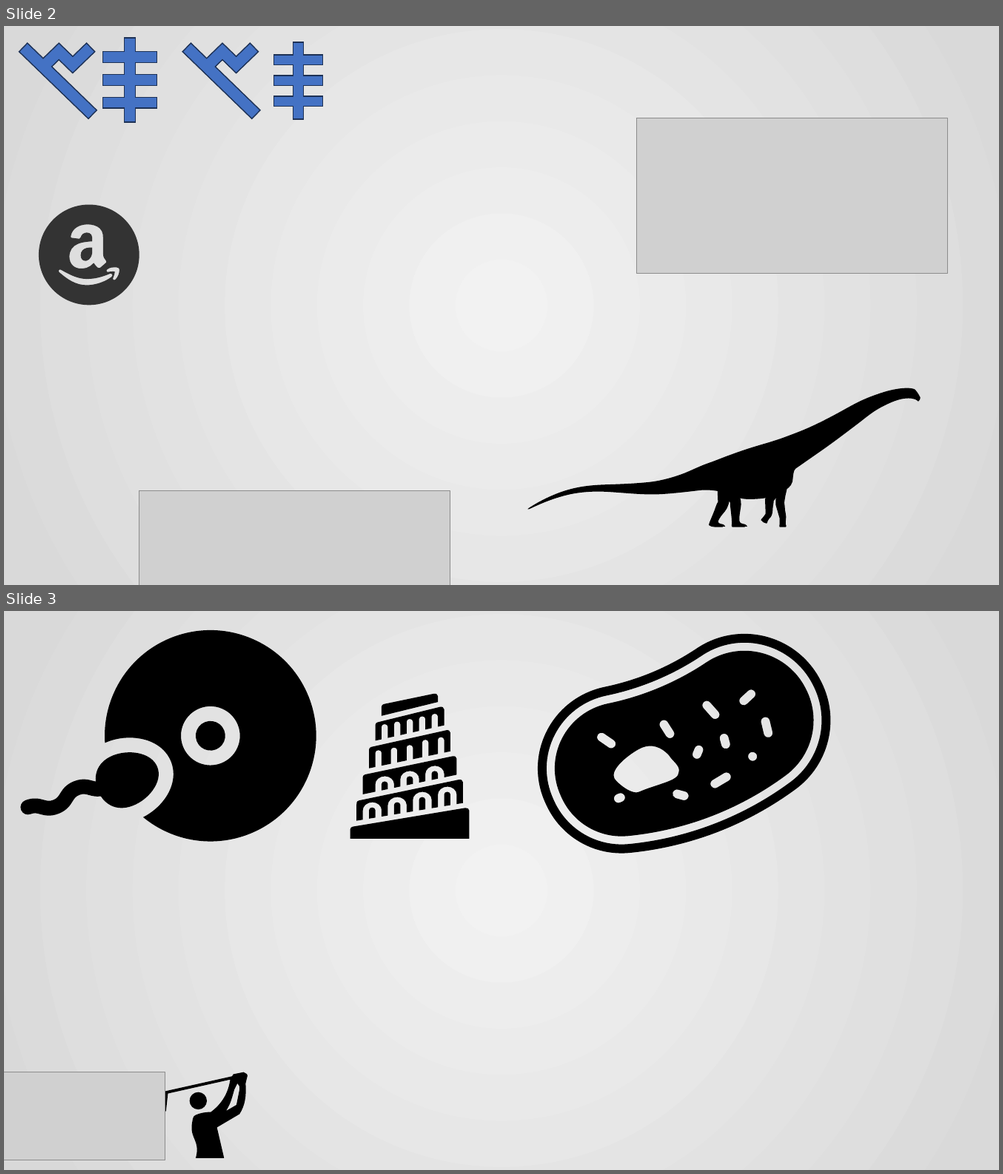
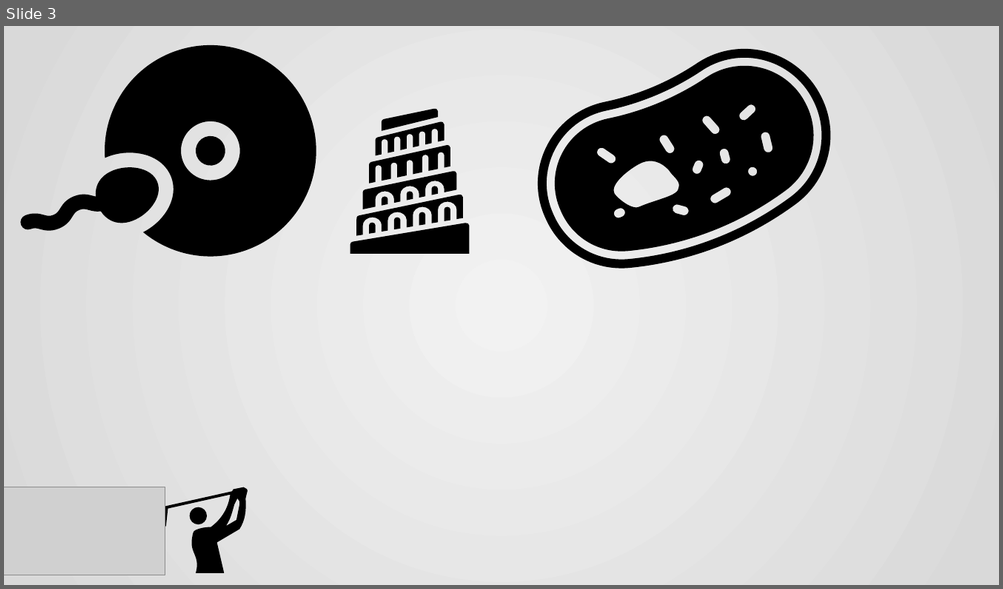
Before and after one commit to histopen/assets, a slide deck: Icons_TimeMarks/BACKUP tm_icons/skulls.pptx. Shown one above the other, each under a label of ours: slides 2 and 3 before the commit, slide 3 after it. The pictures are 1003x1174 and 1003x589 pixels, drawn with LibreOffice and Linux fonts; fonts in the diff are those of the drawing; grey boxes stand for pictures; background and template pictures are left out. Boxes give left, top, right and bottom in pixels: in the first picture for what was removed or moved away, otherwise in the second. Text is boxed around its words. In the diff, an @@ line names an element or a change of style, - is before the commit and + after.

```diff
--- a/Icons_TimeMarks/BACKUP tm_icons/skulls.pptx
+++ b/Icons_TimeMarks/BACKUP tm_icons/skulls.pptx
@@ slide 2 removed at <box>4,26,999,585</box>, background gradient #F2F2F2 to #D9D9D9 @@
@@ freeform shape removed at <box>19,26,125,121</box> @@
@@ freeform shape removed at <box>103,38,156,122</box> @@
@@ freeform shape removed at <box>182,26,289,121</box> @@
@@ freeform shape removed at <box>274,42,323,119</box> @@
@@ picture removed at <box>637,118,948,274</box> @@
@@ freeform shape removed at <box>39,205,140,306</box> @@
@@ group removed at <box>527,388,920,528</box>: 6 freeform shapes @@
@@ picture removed at <box>139,491,450,585</box> @@
```
Also in this commit, not shown: 1 slide added, 3 other files.
